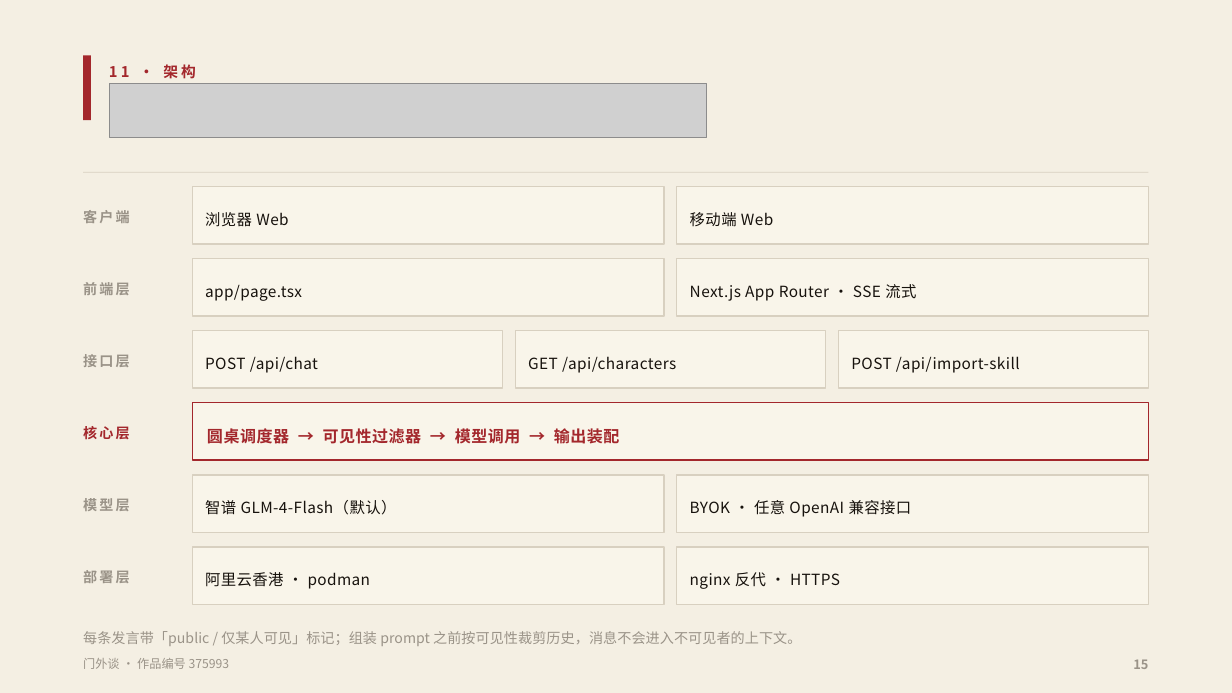
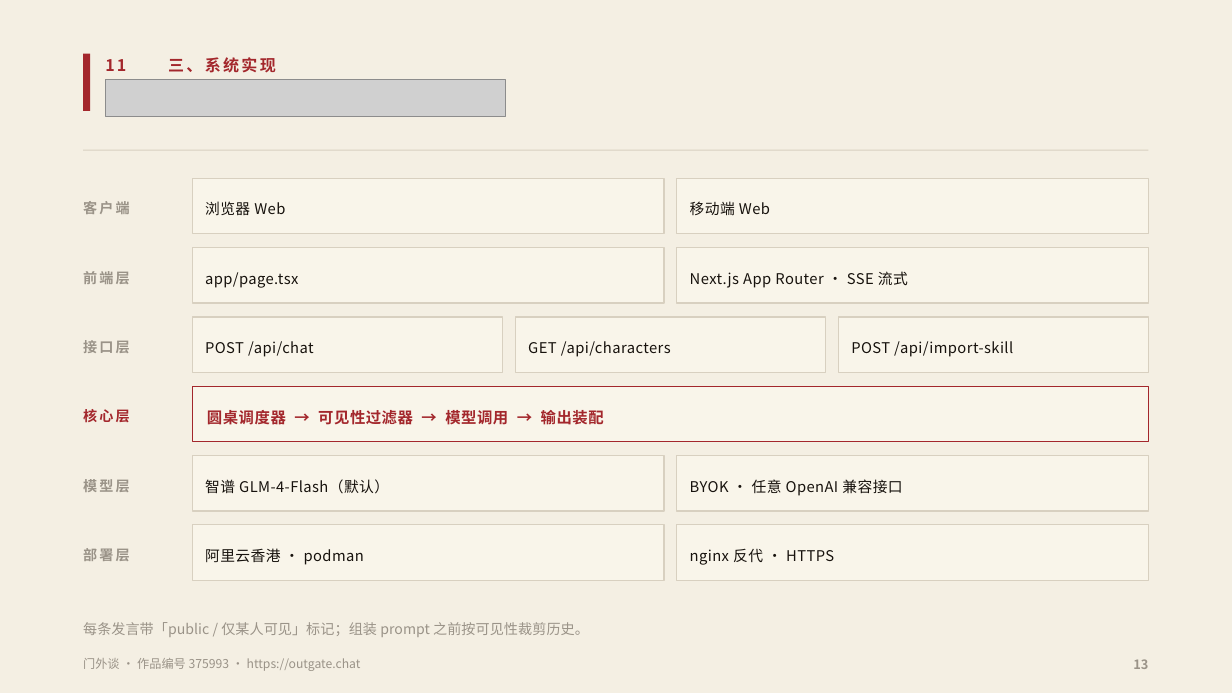
Before and after one commit to fsh114514/menwaitan, a slide deck: slide 13 of competition/答辩PPT.pptx (slide 15 before the commit). Drawn at 1232x693 pixels with LibreOffice and Linux fonts; fonts in the diff are those of the drawing; grey boxes stand for pictures. Boxes give left, top, right and bottom in pixels: in the first picture for what was removed or moved away, otherwise in the second. Text is boxed around its words. In the diff, an @@ line names an element or a change of style, - is before the commit and + after.

```diff
--- a/competition/答辩PPT.pptx
+++ b/competition/答辩PPT.pptx
@@ rectangle: place and size @@
-rectangle at <box>83,55,91,120</box>
+rectangle at <box>83,54,90,111</box>
@@ text at <box>105,59,126,71</box>: text changed; size 11.5 to 12.5 pt @@
-11 · 架构
+11
@@ text added at <box>168,57,276,73</box>, 12.5 pt, text #A3272C, bold @@
+三、系统实现
@@ picture added at <box>105,79,506,116</box> @@
@@ picture removed at <box>109,83,707,138</box> @@
@@ 6 texts, 4 rectangles: place and size @@
-6 texts, 4 rectangles at <box>83,187,1149,316</box>
+6 texts, 4 rectangles at <box>83,178,1149,303</box>
@@ 5 texts, 4 rectangles: place and size @@
-5 texts, 4 rectangles at <box>83,331,1149,460</box>
+5 texts, 4 rectangles at <box>83,317,1149,442</box>
@@ text "圆桌调度器 → 可见性过滤器 → 模型调用 ..." at <box>207,410,604,425</box>: size 12.5 to 12 pt @@
@@ 5 rectangles, 5 texts: place and size @@
-5 rectangles, 5 texts at <box>83,172,1149,604</box>
+5 rectangles, 5 texts at <box>83,150,1149,580</box>
@@ text "阿里云香港 · podman": place and size @@
-text "阿里云香港 · podman" at <box>205,572,371,589</box>
+text "阿里云香港 · podman" at <box>205,548,364,565</box>
@@ size 12 to 11.5 pt in 11 elements at <box>690,201,770,216</box>, <box>205,201,285,215</box>, <box>205,272,298,288</box>, <box>690,271,908,288</box>, <box>205,341,314,357</box>, <box>528,341,671,357</box>, <box>851,341,1013,357</box>, <box>205,479,389,494</box>, <box>690,479,902,496</box>, <box>205,548,364,565</box>, <box>690,548,834,565</box> @@
@@ text "nginx 反代 · HTTPS": place and size @@
-text "nginx 反代 · HTTPS" at <box>690,572,840,589</box>
+text "nginx 反代 · HTTPS" at <box>690,548,834,565</box>
@@ text at <box>83,622,589,637</box>: text changed @@
-每条发言带「public / 仅某人可见」标记；组装 prompt 之前按可见性裁剪历史，消息不会进入不可见者的上下文。
+每条发言带「public / 仅某人可见」标记；组装 prompt 之前按可见性裁剪历史。
@@ text at <box>83,658,361,671</box>: text changed @@
-门外谈 · 作品编号 375993
+门外谈 · 作品编号 375993 · https://outgate.chat
```
Also in this commit, not shown: 9 other slides changed, 7 slides added, 7 slides removed, 2 other files.
